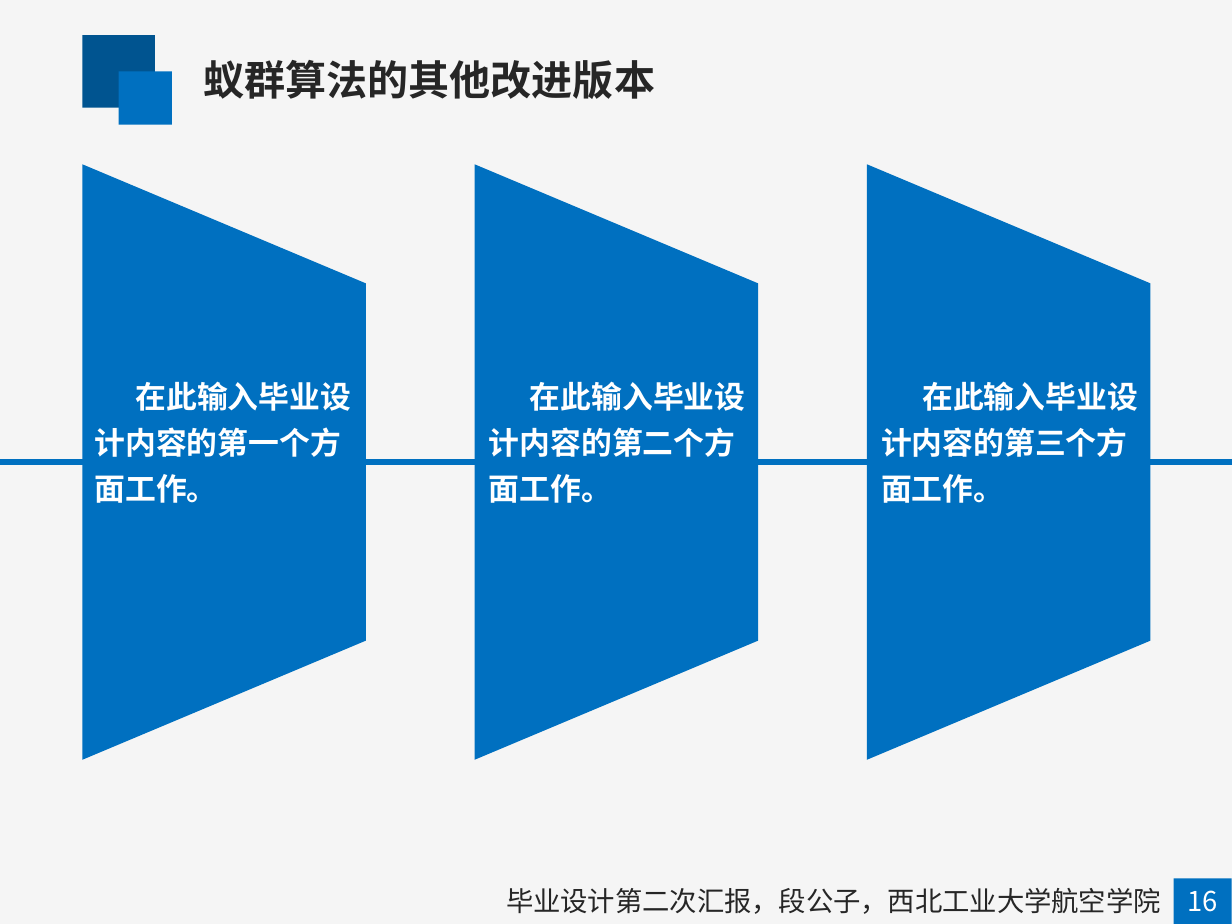
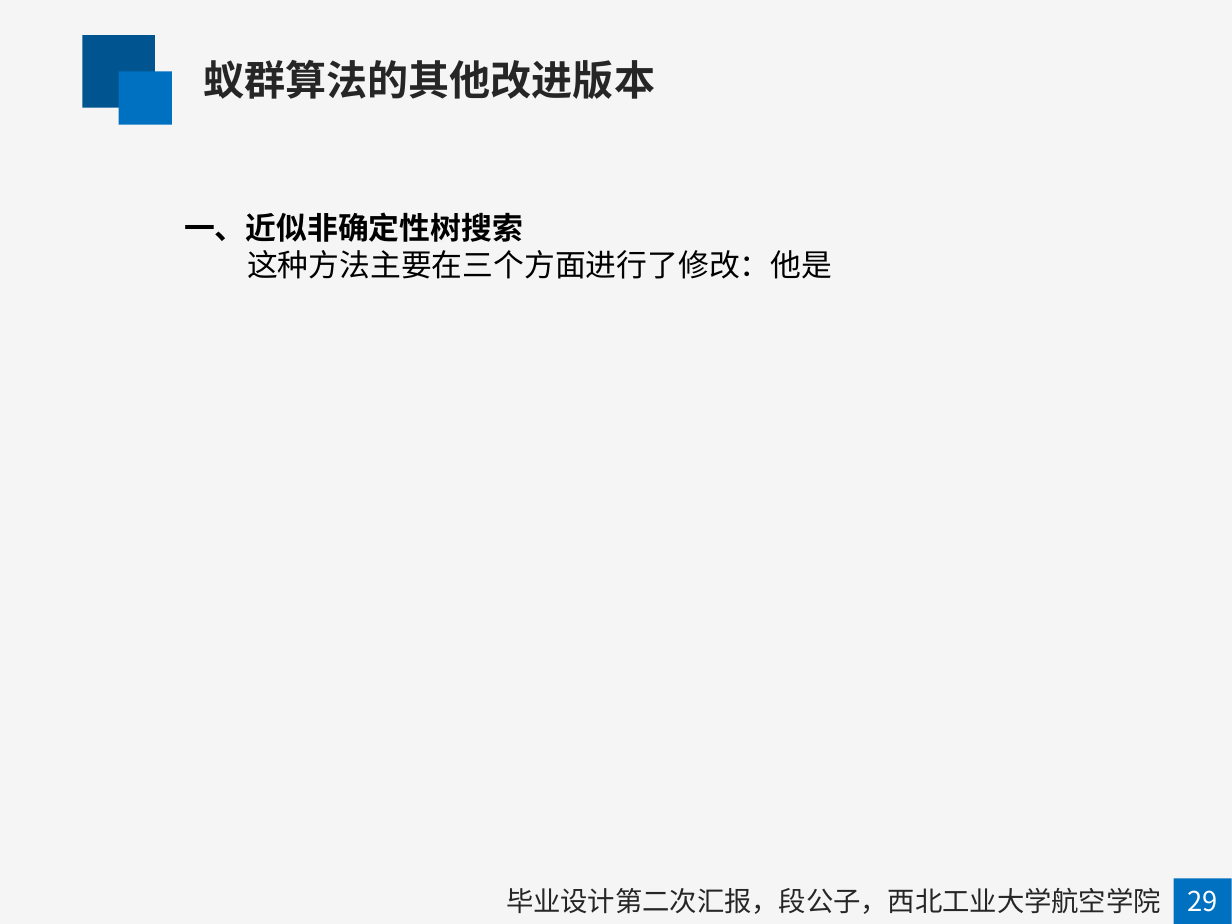
Before and after one commit to mapengfei-nwpu/ant, a slide deck: slide 32 of 蚁群优化算法.pptx. Drawn at 1232x924 pixels with LibreOffice and Linux fonts; fonts in the diff are those of the drawing. Boxes give left, top, right and bottom in pixels: in the first picture for what was removed or moved away, otherwise in the second. Text is boxed around its words. In the diff, an @@ line names an element or a change of style, - is before the commit and + after.

```diff
--- a/蚁群优化算法.pptx
+++ b/蚁群优化算法.pptx
@@ freeform shape removed at <box>83,164,366,759</box> @@
@@ freeform shape removed at <box>474,164,758,759</box> @@
@@ freeform shape removed at <box>867,164,1151,759</box> @@
@@ text added at <box>184,212,832,279</box>, 18 pt, text #000000 @@
+一、近似非确定性树搜索
+这种方法主要在三个方面进行了修改：他是
@@ text removed at <box>94,381,352,503</box> @@
-在此输入毕业设计内容的第一个方面工作。
@@ text removed at <box>489,381,746,503</box> @@
-在此输入毕业设计内容的第二个方面工作。
@@ text removed at <box>881,381,1138,503</box> @@
-在此输入毕业设计内容的第三个方面工作。
@@ line removed from (0, 462) to (1232, 462) @@
@@ text at <box>1187,890,1217,912</box>: text changed @@
-16
+29
```
Also in this commit, not shown: 21 other slides changed, 1 slide added, 1 slide removed.
